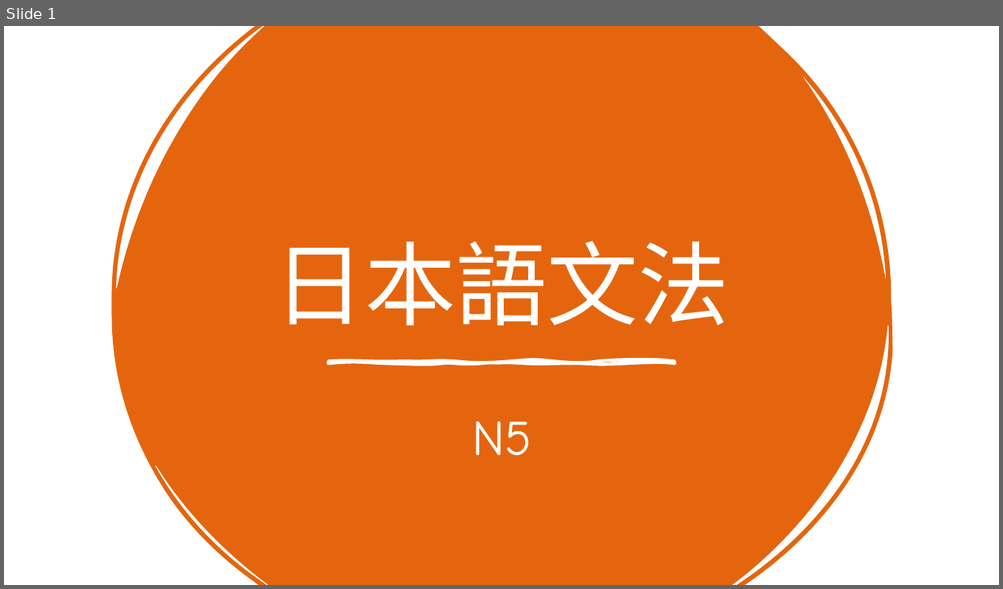
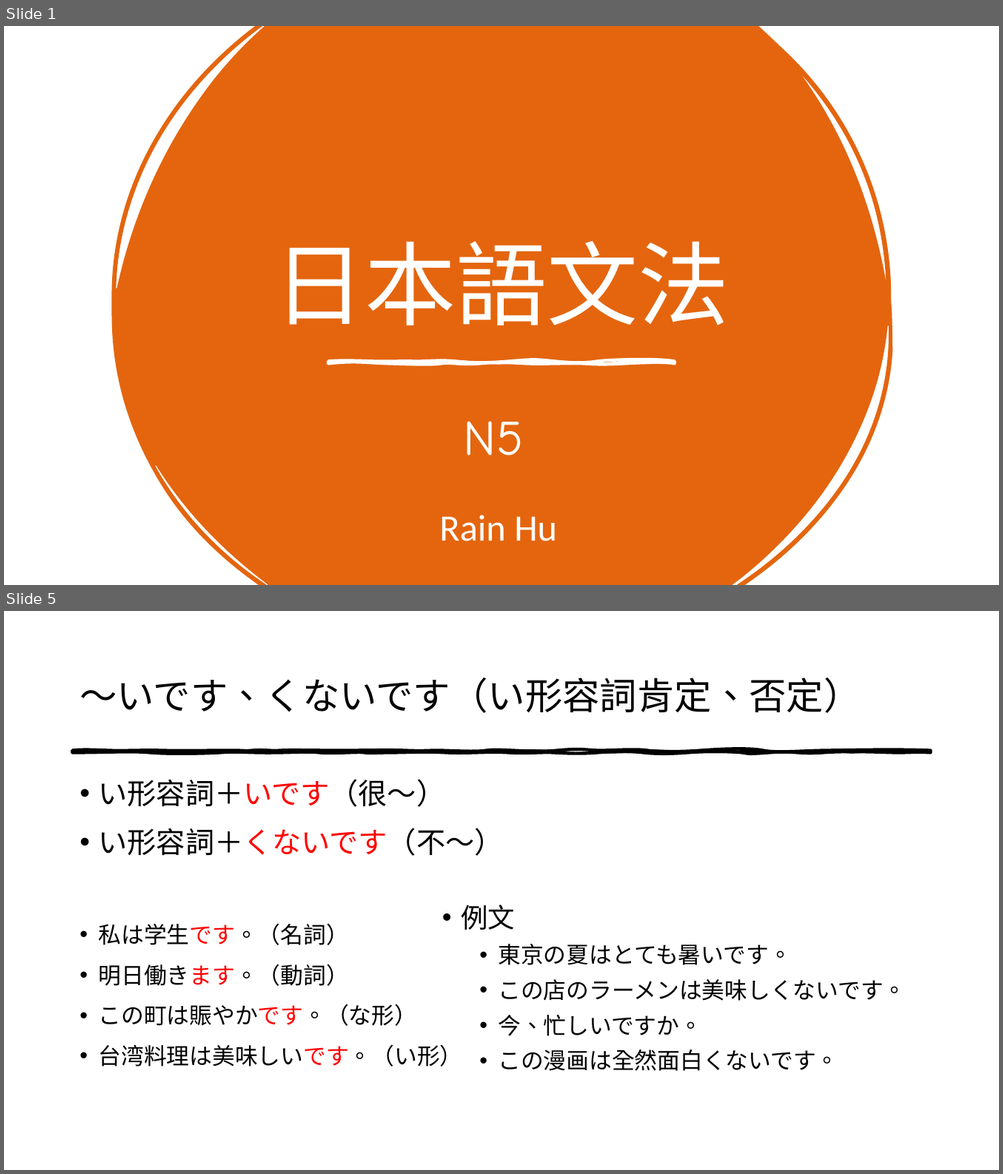
Before and after one commit to intervalrain/intervalrain.github.io, a slide deck: content/posts/jp/ppt/n5.pptx. Shown one above the other, each under a label of ours: slide 1 before the commit, slides 1 and 5 after it; the slides between them are not shown. The pictures are 1003x589 and 1003x1174 pixels, drawn with LibreOffice and Linux fonts; fonts in the diff are those of the drawing. Boxes give left, top, right and bottom in pixels: in the first picture for what was removed or moved away, otherwise in the second. Text is boxed around its words. In the diff, an @@ line names an element or a change of style, - is before the commit and + after.

```diff
--- a/content/posts/jp/ppt/n5.pptx
+++ b/content/posts/jp/ppt/n5.pptx
@@ slide 5 added at (4,611,999,1170), background #FFFFFF @@
@@ title added at (79,678,860,713), 36 pt, text #000000 @@
+〜いです、くないです（い形容詞肯定、否定）
@@ freeform shape added at (73,751,930,753), fill #000000, outline #000000 3 pt @@
@@ text added at (99,779,504,1067), 22 pt, text #000000 @@
+• い形容詞＋いです（很～）
+• い形容詞＋くないです（不～）
+• 私は学生です。（名詞）
+• 明日働きます。（動詞）
+• この町は賑やかです。（な形）
+• 台湾料理は美味しいです。（い形）
@@ text added at (461,905,905,1071), 22 pt, text #000000 @@
+• 例文
+  • 東京の夏はとても暑いです。
+  • この店のラーメンは美味しくないです。
+  • 今、忙しいですか。
+  • この漫画は全然面白くないです。
@@ slide 1 changed as well @@
@@ subtitle "N5": place and size @@
-subtitle "N5" at (472,421,532,456)
+subtitle "N5" at (464,421,523,456)
@@ text added at (439,515,557,542), 36 pt, text #FFFFFF @@
+Rain Hu
```
Also in this commit, not shown: 19 other slides added, 1 slide removed.
